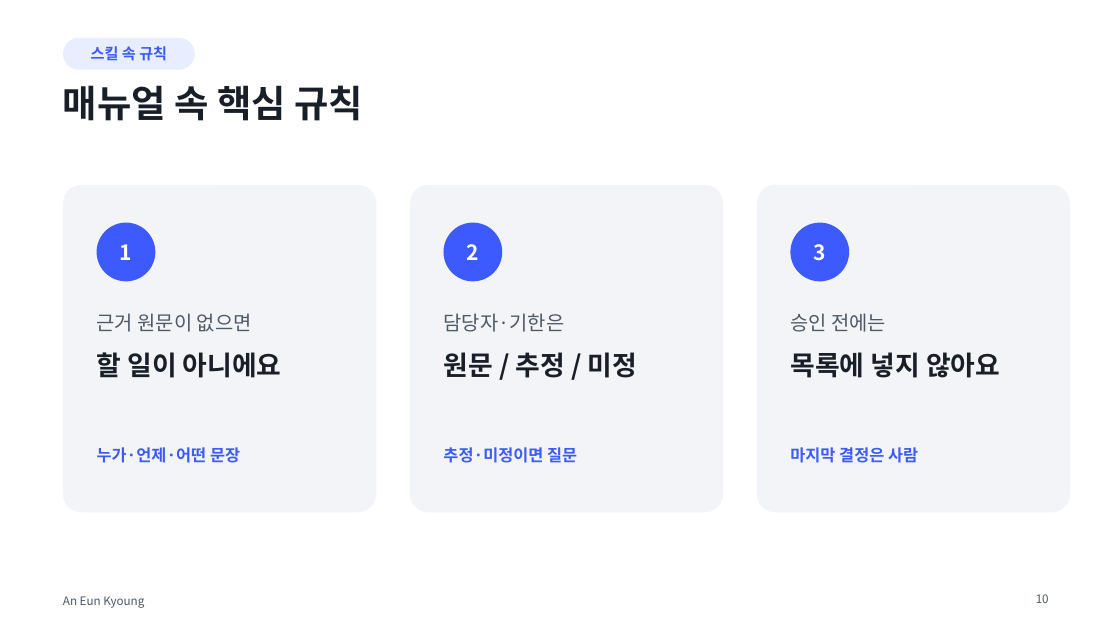
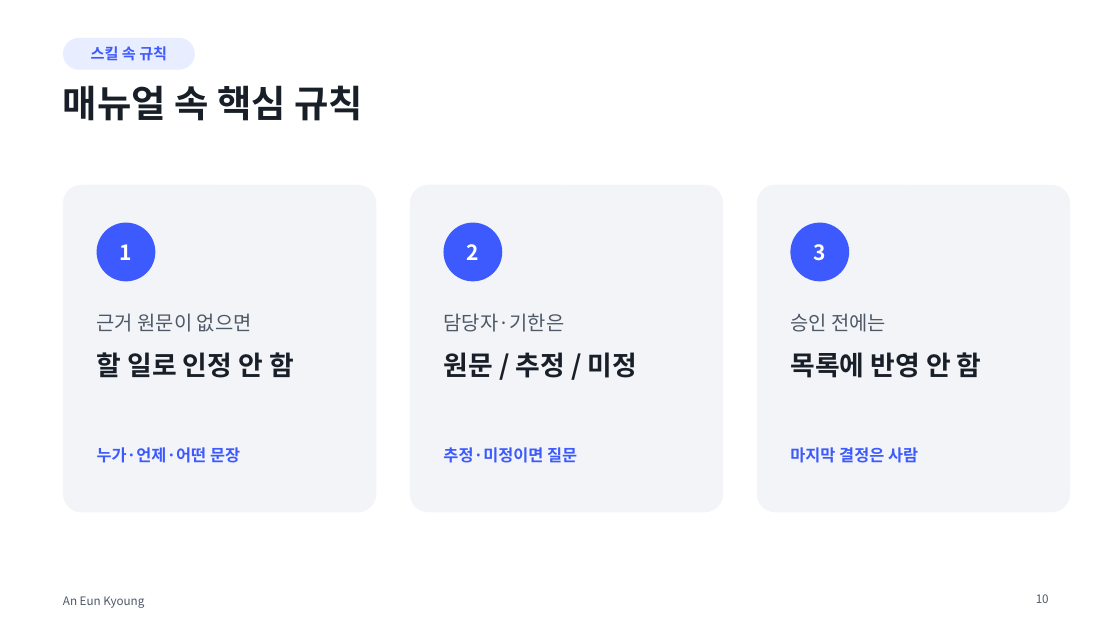
Before and after one commit to eunkyoungAn/-, a slide deck: slide 10 of output/업무정리비서-강의/나만의_업무정리비서_만들기.pptx. Drawn at 1120x630 pixels with LibreOffice and Linux fonts; fonts in the diff are those of the drawing. Boxes give left, top, right and bottom in pixels: in the first picture for what was removed or moved away, otherwise in the second. Text is boxed around its words. In the diff, an @@ line names an element or a change of style, - is before the commit and + after.

```diff
--- a/output/업무정리비서-강의/나만의_업무정리비서_만들기.pptx
+++ b/output/업무정리비서-강의/나만의_업무정리비서_만들기.pptx
@@ text at (97,352,294,378): text changed @@
-할 일이 아니에요
+할 일로 인정 안 함
@@ text at (790,352,982,378): text changed @@
-목록에 넣지 않아요
+목록에 반영 안 함
```
Also in this commit, not shown: 15 other slides changed, 2 slides added, 2 slides removed, 4 other files.
